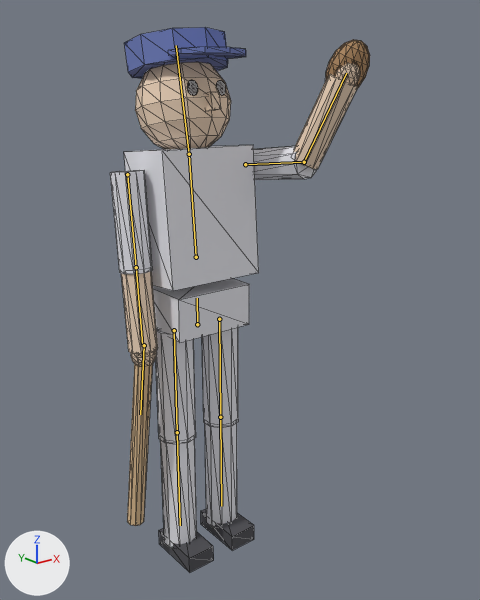
The glTF model src/game/models/player.glb as it was, and as the next commit left it.
Rendered twice from a camera (50 mm lens) standing at (-1.294, -1.861, 1.7) and looking at (0.109, -0.107, 0.998). Arrows for +X, +Y and +Z are at lower left; the lights stay in place. The older version comes first. Both versions are drawn at frame 21 of the action 'FistPump'; the numbers are the values there. The bones that bend it are drawn over the model as lines. Mesh edges are drawn as thin lines.

In view in the first picture: 'PlayerBody'.
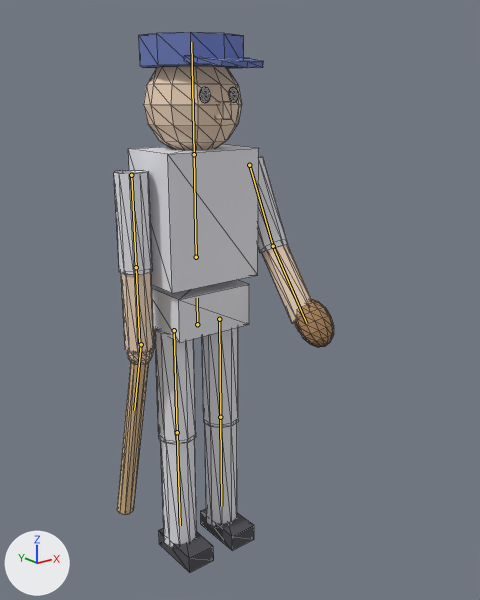
The edits, one by one:
Bone 'Spine' (bone_spine) turns from (-5, 0, 0) to (0, 0, 0) degrees about its own x, y and z.
Bone 'Head' (bone_head) turns from (-6, 0, 0) to (0, 0, 0) degrees about its own x, y and z.
Bone 'UpperArm.L' (bone_upperarm_l) turns from (-92, 0, 14) to (-23, 0, -3) degrees about its own x, y and z.
Bone 'LowerArm.L' (bone_lowerarm_l) turns from (-63, 0, 0) to (-11, 0, 0) degrees about its own x, y and z.

Where the change shows, as pixel boxes (x1, y1, x2, y2) in the pictures (480 x 600 px):
'PlayerBody', posed (15% narrower): before (110, 27, 370, 572); after (114, 32, 334, 572)
bone 'Spine', root to tip: before (196, 257) to (189, 154); after (196, 257) to (194, 154)
bone 'Head', root to tip: before (189, 154) to (176, 45); after (194, 154) to (191, 42)
bone 'UpperArm.L', root to tip: before (245, 164) to (304, 162); after (249, 165) to (273, 246)
bone 'LowerArm.L', root to tip: before (304, 162) to (346, 73); after (273, 246) to (306, 323)
